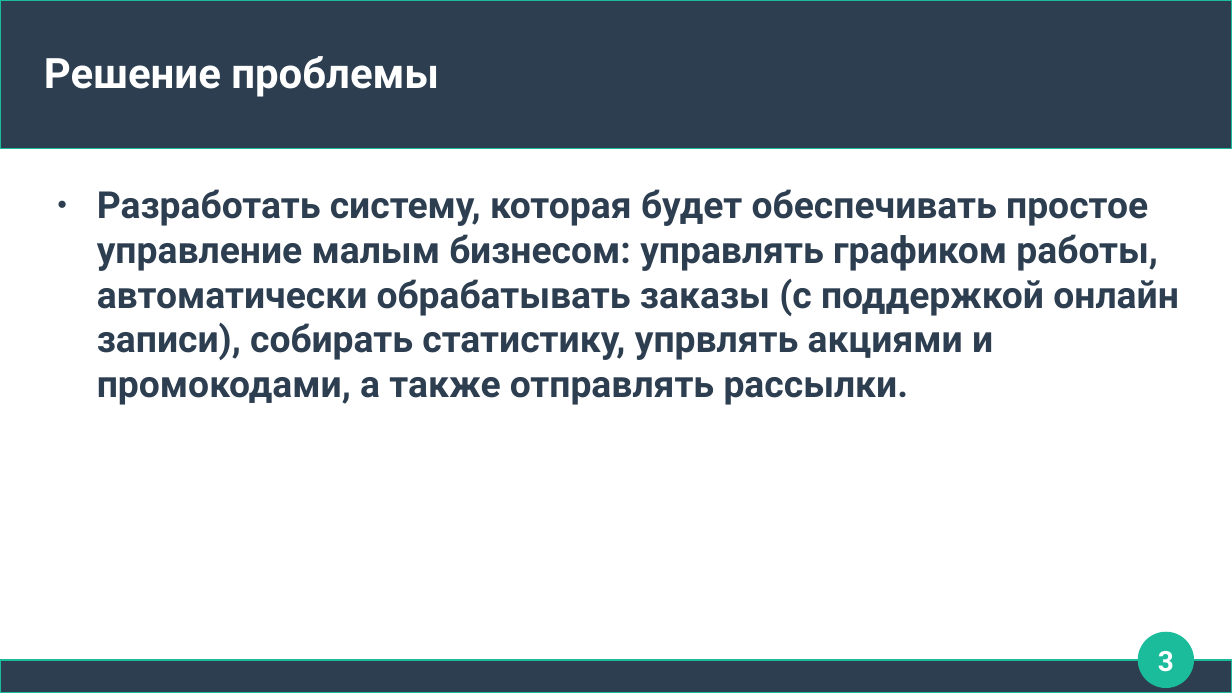
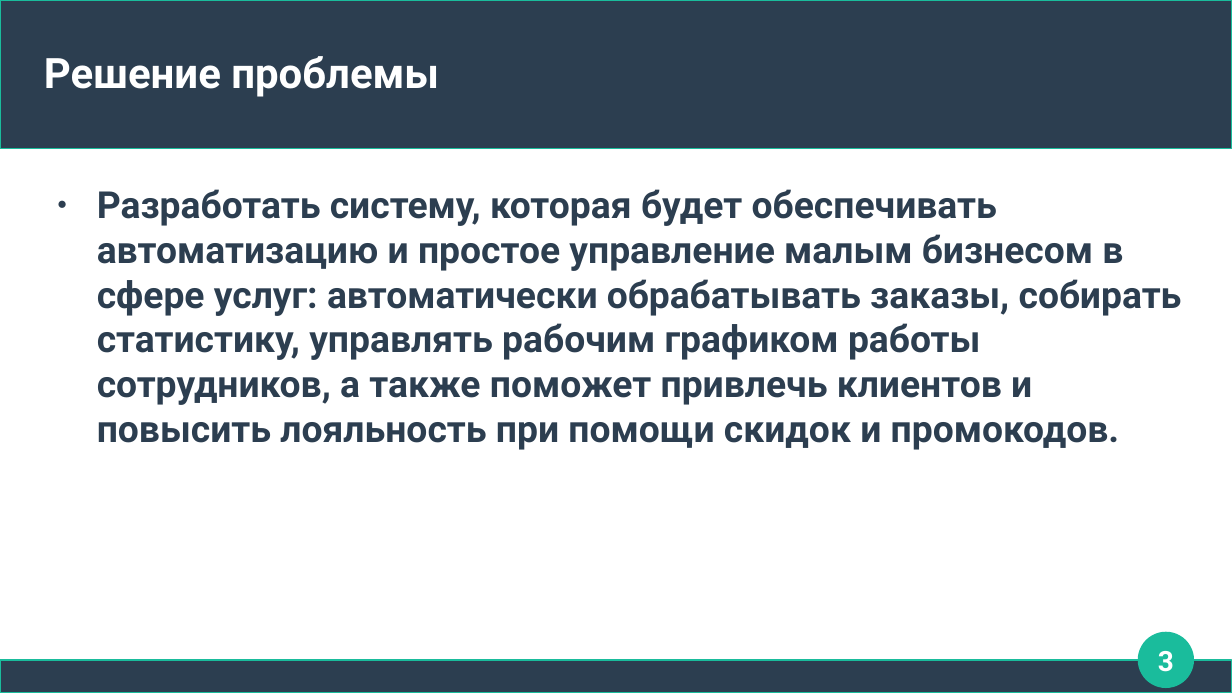
Before and after one commit to itam8/istu-lab-kppo-2024-2025, a slide deck: slide 3 of КоротаевАП_ЛБ1/пикпо презентация.pptx. Drawn at 1232x693 pixels with LibreOffice and Linux fonts; fonts in the diff are those of the drawing. Boxes give left, top, right and bottom in pixels: in the first picture for what was removed or moved away, otherwise in the second. Text is boxed around its words. In the diff, an @@ line names an element or a change of style, - is before the commit and + after.

```diff
--- a/КоротаевАП_ЛБ1/пикпо презентация.pptx
+++ b/КоротаевАП_ЛБ1/пикпо презентация.pptx
@@ text at <box>97,189,1182,450</box>: text changed @@
-● Разработать систему, которая будет обеспечивать простое управление малым бизнесом: управлять графиком работы, автоматически обрабатывать заказы (с поддержкой онлайн записи), собирать статистику, упрвлять акциями и промокодами, а также отправлять рассылки.
+● Разработать систему, которая будет обеспечивать автоматизацию и простое управление малым бизнесом в сфере услуг: автоматически обрабатывать заказы, собирать статистику, управлять рабочим графиком работы сотрудников, а также поможет привлечь клиентов и повысить лояльность при помощи скидок и промокодов.
```
Also in this commit, not shown: 1 other slide changed, 1 slide added, 1 slide removed, 1 other file.
